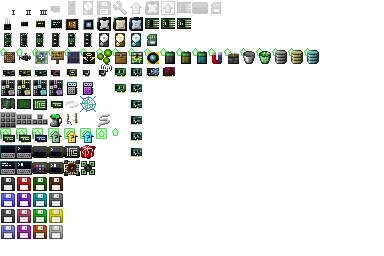
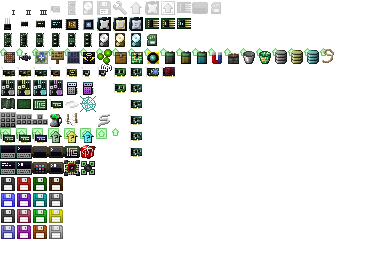
Layers edited between the first and the second 384 x 256 image:
painted on "items" (2nd of 2, in "items") over bbox(320, 48, 334, 63)
